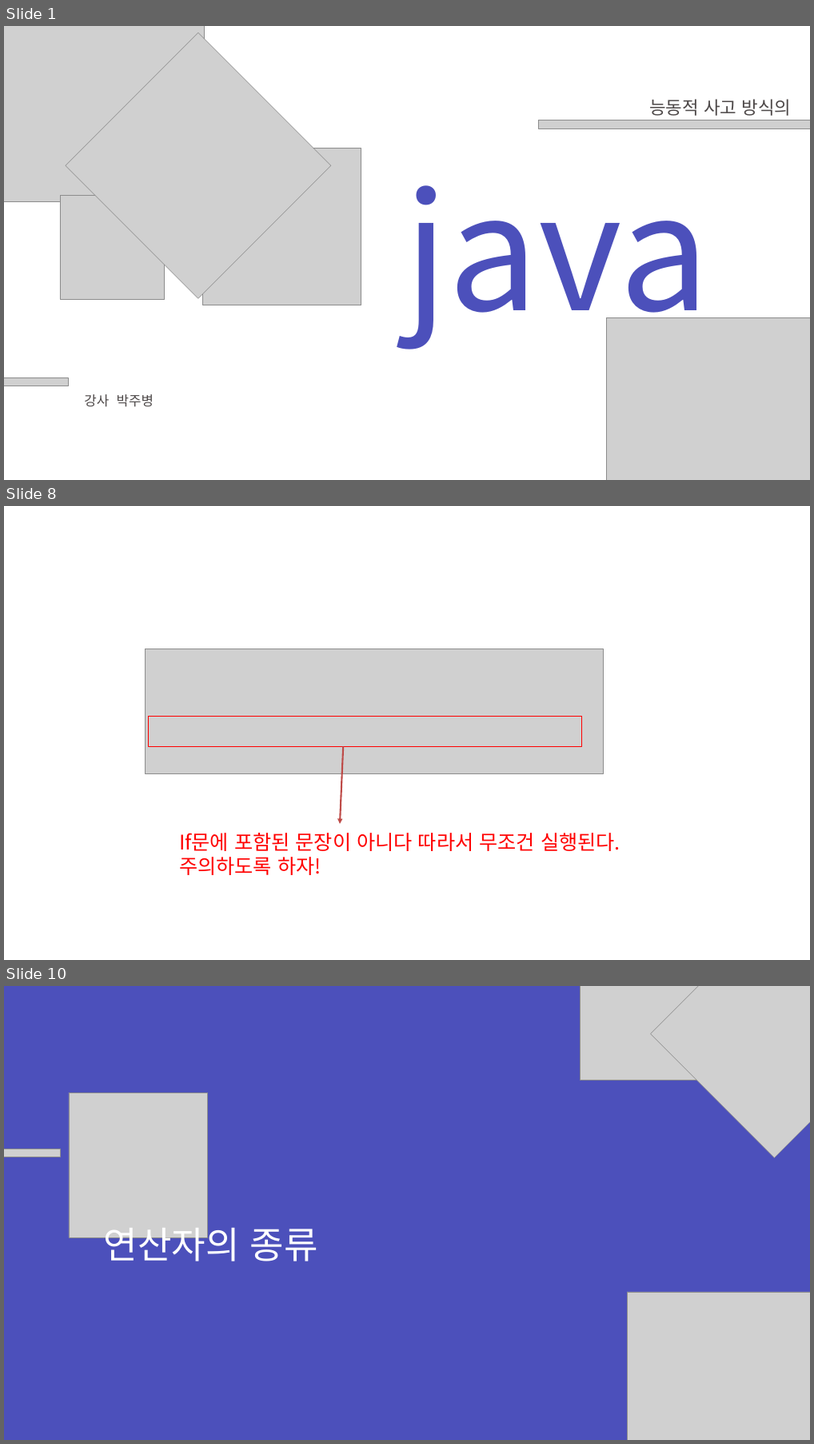
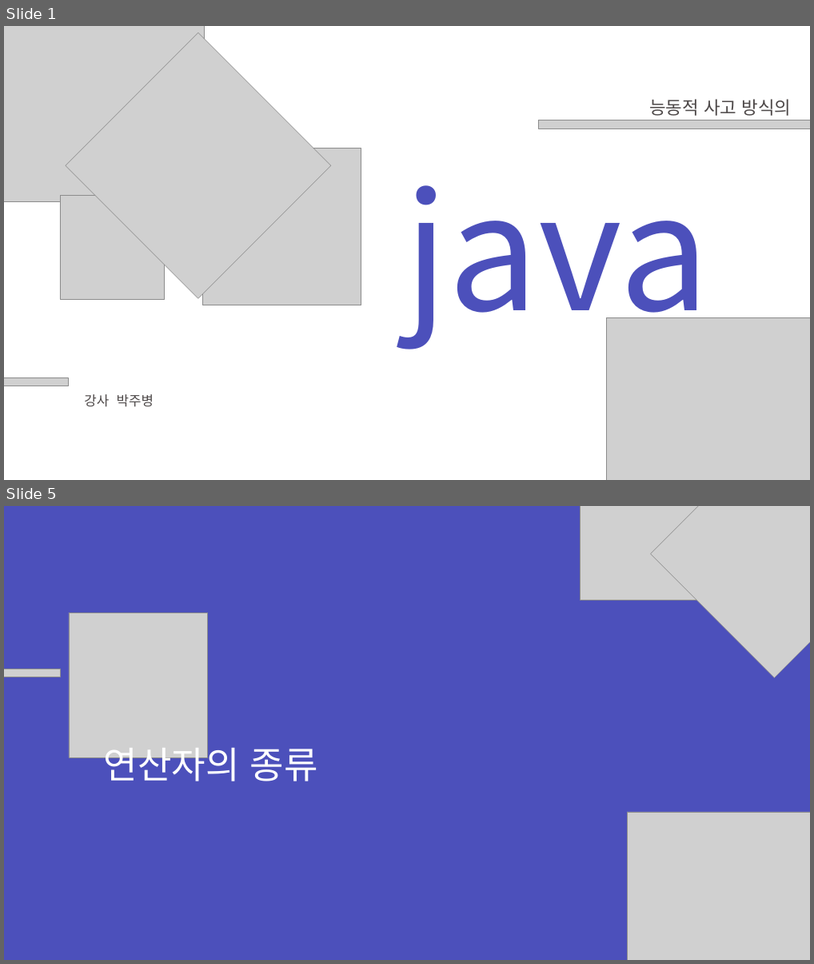
Before and after one commit to zest132/JavaLecture, a slide deck: JavaLecture/LectureFile/java 3강.pptx. Shown one above the other, each under a label of ours: slides 1, 8 and 10 before the commit, slides 1 and 5 after it; the slides between them are not shown. The pictures are 814x1444 and 814x964 pixels, drawn with LibreOffice and Linux fonts; fonts in the diff are those of the drawing; grey boxes stand for pictures. Boxes give left, top, right and bottom in pixels: in the first picture for what was removed or moved away, otherwise in the second. Text is boxed around its words. In the diff, an @@ line names an element or a change of style, - is before the commit and + after.

```diff
--- a/JavaLecture/LectureFile/java 3강.pptx
+++ b/JavaLecture/LectureFile/java 3강.pptx
@@ slide 8 removed at [4,506,810,960], background #FFFFFF @@
@@ picture removed at [145,648,603,773] @@
@@ rectangle removed at [148,716,582,746] @@
@@ arrow removed from (343, 746) to (340, 824) @@
@@ text removed at [179,832,621,875] @@
-If문에 포함된 문장이 아니다 따라서 무조건 실행된다. 주의하도록 하자!
@@ what was slide 10 is now slide 5 @@
```
Also in this commit, not shown: 1 slide changed, 2 slides added, 6 other slides removed, 2 other files.
